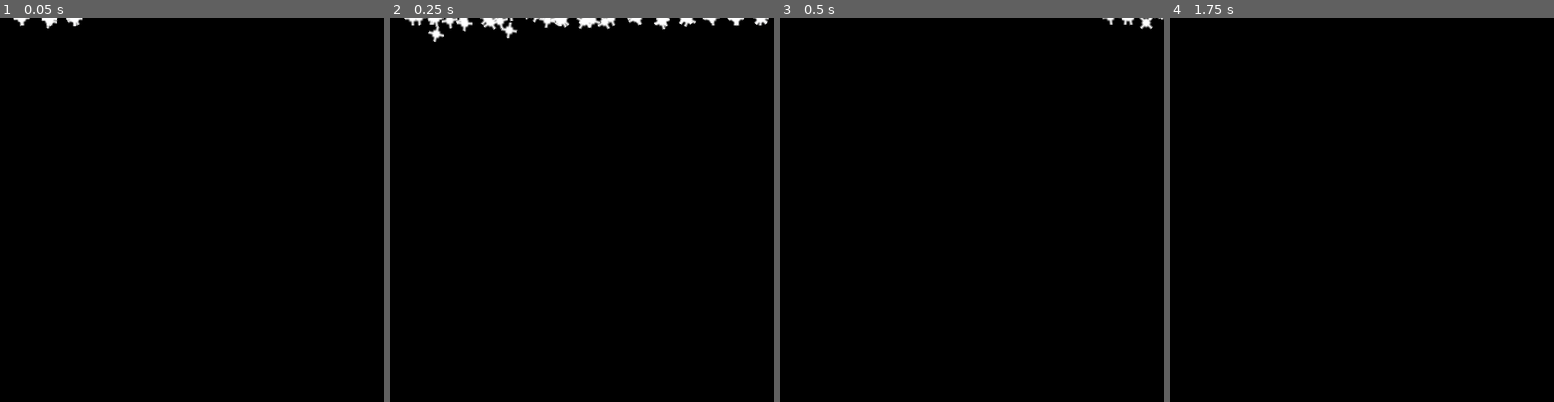
Above: before the commit, frames 1-4 (left to right).
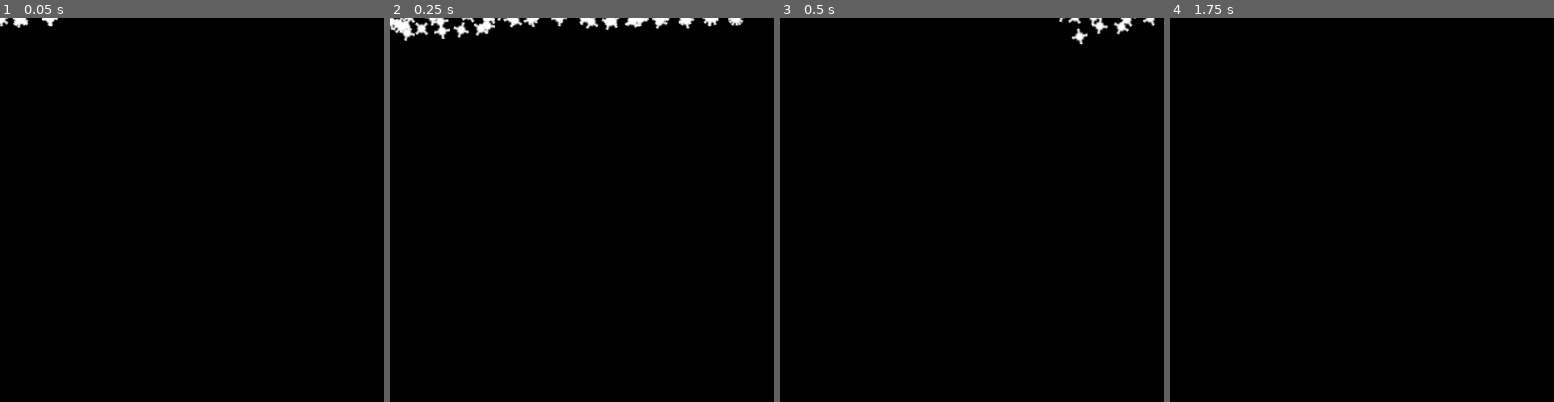
Above: after the commit, the same moments.

Repository: dbisdorf/professor-pinball
Game: Godot game, scene res://Zap.tscn
Two runs of this game, one before a commit and one after it. Both use one fixed random seed, a clock stepped at 60 frames per second and the inputs below. This scene is started directly instead of the project's main scene.
Inputs:
- Up to frame 1 (0.05 s): no input
- Up to frame 2 (0.25 s): no input
- Up to frame 3 (0.5 s): no input
- Up to frame 4 (1.75 s): tap Enter at 0.5 s; hold D 0.53-1.28 s; hold Q 0.53-1.28 s; tap Space at 0.77, 1.25, 1.52 s; hold S from 1.28 s (still down); tap B at 1.35 s

The runs differ from the first frame. In frame 1, 0.2% of the frame differs, in the area x 0-22%, y 0-3%; in frame 2, 1.9%, in the area x 0-99%, y 0-7%; in frame 3, 0.5%; in frame 4, nothing differs.

Commit message:
Converting project from GLES3 to GLES2.

Diff:
--- a/Ball.gd
+++ b/Ball.gd
@@ -10,12 +10,12 @@
 
 # Turn on the particle trail when the ball appears.
 func _ready():
-	$Particles2D.set_emitting(false)
+	$CPUParticles2D.set_emitting(false)
 
 # Turn the particle trail on or off based on ball velocity.
 func _process(delta):
 	var velocity = get_linear_velocity().length()
-	$Particles2D.set_emitting(velocity > MIN_TRAIL_VELOCITY)
+	$CPUParticles2D.set_emitting(velocity > MIN_TRAIL_VELOCITY)
 
 """
 If you're testing a table and you need to put the ball in a specific
--- a/Ball.tscn
+++ b/Ball.tscn
@@ -10,19 +10,6 @@
 
 [sub_resource type="CircleShape2D" id=2]
 radius = 24.0
-
-[sub_resource type="ParticlesMaterial" id=3]
-flag_align_y = true
-flag_disable_z = true
-spread = 180.0
-gravity = Vector3( 0, 0, 0 )
-initial_velocity = 40.0
-initial_velocity_random = 1.0
-angular_velocity = 3.0
-orbit_velocity = 0.0
-orbit_velocity_random = 0.0
-scale = 2.0
-scale_random = 1.0
 
 [node name="Ball" type="RigidBody2D" groups=[
 "balls",
@@ -43,9 +30,16 @@
 [node name="Sprite" type="Sprite" parent="."]
 texture = ExtResource( 2 )
 
-[node name="Particles2D" type="Particles2D" parent="."]
+[node name="CPUParticles2D" type="CPUParticles2D" parent="."]
 amount = 64
 lifetime = 0.5
 local_coords = false
-process_material = SubResource( 3 )
 texture = ExtResource( 3 )
+flag_align_y = true
+spread = 180.0
+gravity = Vector2( 0, 0 )
+initial_velocity = 40.0
+initial_velocity_random = 1.0
+angular_velocity = 3.0
+scale_amount = 2.0
+scale_amount_random = 1.0
--- a/Impact.gd
+++ b/Impact.gd
@@ -1,6 +1,6 @@
 # This code manages a brief particle effect which appears when a ball hits something interesting.
 
-extends Particles2D
+extends CPUParticles2D
 
 # Change the particle color.
 
@@ -17,19 +17,19 @@
 # parameters every time, even if we appear to be setting them to the default.
 
 func setup(new_color, high_impact = false):
-	var particle_material = get_process_material()
-	particle_material.set_color(new_color)
+	#var particle_material = get_process_material()
+	set_color(new_color)
 	if high_impact:
 		set_amount(128)
 		set_lifetime(1.0)
-		particle_material.set_param(ParticlesMaterial.PARAM_HUE_VARIATION, 1.0)
-		particle_material.set_param_randomness(ParticlesMaterial.PARAM_HUE_VARIATION, 1.0)
+		set_param(ParticlesMaterial.PARAM_HUE_VARIATION, 1.0)
+		set_param_randomness(ParticlesMaterial.PARAM_HUE_VARIATION, 1.0)
 		$AudioStreamPlayer.play()
 	else:
 		set_amount(64)
 		set_lifetime(0.25)
-		particle_material.set_param(ParticlesMaterial.PARAM_HUE_VARIATION, 0.0)
-		particle_material.set_param_randomness(ParticlesMaterial.PARAM_HUE_VARIATION, 0.0)
+		set_param(ParticlesMaterial.PARAM_HUE_VARIATION, 0.0)
+		set_param_randomness(ParticlesMaterial.PARAM_HUE_VARIATION, 0.0)
 	set_emitting(true)
 	$Timer.start(get_lifetime())
 
--- a/Impact.tscn
+++ b/Impact.tscn
@@ -1,27 +1,20 @@
-[gd_scene load_steps=5 format=2]
+[gd_scene load_steps=4 format=2]
 
 [ext_resource path="res://graphics/particle.png" type="Texture" id=1]
 [ext_resource path="res://Impact.gd" type="Script" id=2]
 [ext_resource path="res://sound/shock.wav" type="AudioStream" id=3]
 
-[sub_resource type="ParticlesMaterial" id=1]
-flag_disable_z = true
-spread = 180.0
-gravity = Vector3( 0, 0, 0 )
-initial_velocity = 300.0
-angular_velocity = 1.49184e-019
-orbit_velocity = 0.0
-orbit_velocity_random = 0.0
-
-[node name="Impact" type="Particles2D"]
+[node name="Impact" type="CPUParticles2D"]
 scale = Vector2( 1.6, 1.6 )
 emitting = false
 amount = 64
 lifetime = 0.25
 one_shot = true
 explosiveness = 0.7
-process_material = SubResource( 1 )
 texture = ExtResource( 1 )
+spread = 180.0
+gravity = Vector2( 0, 0 )
+initial_velocity = 300.0
 script = ExtResource( 2 )
 
 [node name="Timer" type="Timer" parent="."]
--- a/Zap.gd
+++ b/Zap.gd
@@ -1,4 +1,4 @@
-extends Particles2D
+extends CPUParticles2D
 
 var motion = Vector2(2000, 0)
 
--- a/Zap.tscn
+++ b/Zap.tscn
@@ -1,28 +1,21 @@
-[gd_scene load_steps=5 format=2]
+[gd_scene load_steps=4 format=2]
 
 [ext_resource path="res://graphics/particle.png" type="Texture" id=1]
 [ext_resource path="res://Zap.gd" type="Script" id=2]
 [ext_resource path="res://sound/zap.wav" type="AudioStream" id=3]
 
-[sub_resource type="ParticlesMaterial" id=1]
+[node name="Zap" type="CPUParticles2D"]
+amount = 64
+lifetime = 0.3
+local_coords = false
+texture = ExtResource( 1 )
 flag_align_y = true
-flag_disable_z = true
 spread = 180.0
-gravity = Vector3( 0, 0, 0 )
+gravity = Vector2( 0, 0 )
 initial_velocity = 100.0
 initial_velocity_random = 1.0
-orbit_velocity = 0.0
-orbit_velocity_random = 0.0
 angle_random = 1.0
-scale = 3.0
-
-[node name="Zap" type="Particles2D"]
-amount = 64
-lifetime = 0.3
-visibility_rect = Rect2( -500, -500, 1000, 1000 )
-local_coords = false
-process_material = SubResource( 1 )
-texture = ExtResource( 1 )
+scale_amount = 3.0
 script = ExtResource( 2 )
 
 [node name="Timer" type="Timer" parent="."]
--- a/project.godot
+++ b/project.godot
@@ -177,5 +177,6 @@
 
 [rendering]
 
+quality/driver/driver_name="GLES2"
 environment/default_clear_color=Color( 0, 0, 0, 1 )
 environment/default_environment="res://default_env.tres"
Not shown: 1 places in Ball.tscn that only renumber resources
